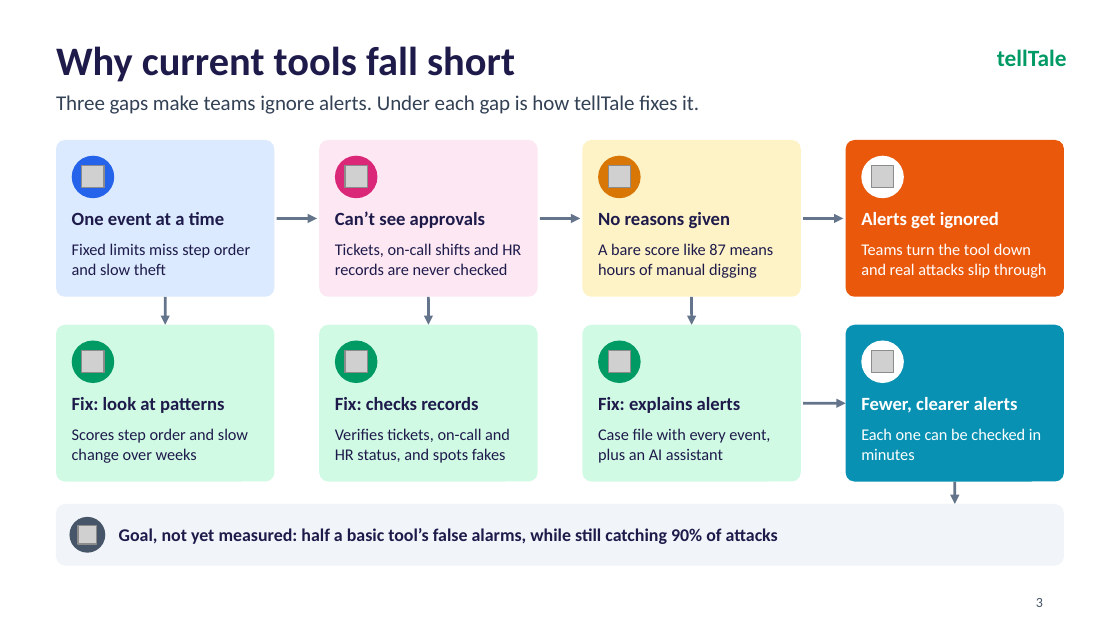
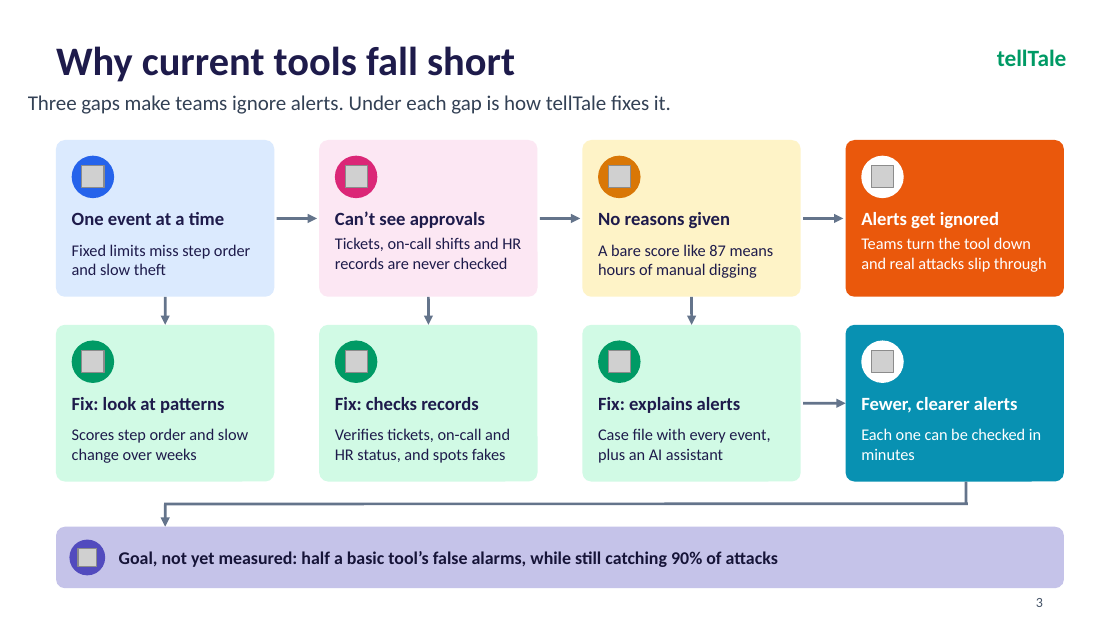
Before and after one commit to aaravgupta0202/telltale, a slide deck: slide 3 of tellTale_CyberForge_Deck.pptx. Drawn at 1120x630 pixels with LibreOffice and Linux fonts; fonts in the diff are those of the drawing; grey boxes stand for pictures; background and template pictures are left out. Boxes give left, top, right and bottom in pixels: in the first picture for what was removed or moved away, otherwise in the second. Text is boxed around its words. In the diff, an @@ line names an element or a change of style, - is before the commit and + after.

```diff
--- a/tellTale_CyberForge_Deck.pptx
+++ b/tellTale_CyberForge_Deck.pptx
@@ text "Three gaps make teams ignore ..." moved from (x1=56, y1=95, x2=699, y2=114) to (x1=28, y1=95, x2=671, y2=114) @@
@@ text "Three gaps make teams ignore ..." at (x1=28, y1=95, x2=671, y2=114): indent changed @@
@@ text "Tickets, on-call shifts and HR ..." moved from (x1=335, y1=243, x2=521, y2=275) to (x1=335, y1=237, x2=521, y2=269) @@
@@ text "Teams turn the tool down ..." moved from (x1=861, y1=243, x2=1047, y2=278) to (x1=861, y1=237, x2=1047, y2=272) @@
@@ arrow added from (165, 504) to (165, 526), #64748B 1.76 pt @@
@@ line added from (165, 504) to (968, 504), #64748B 1.76 pt @@
@@ arrow moved from (955, 482) - (955, 504) to (967, 482) - (967, 504) @@
@@ arrow (967, 482) - (967, 504): arrow to line; stroke #64748B 1.75 pt to #64748B 1.76 pt @@
@@ rounded rectangle moved from (x1=56, y1=504, x2=1064, y2=566) to (x1=56, y1=526, x2=1064, y2=588) @@
@@ rounded rectangle at (x1=56, y1=526, x2=1064, y2=588): fill #F1F5F9 to #C5C3E9 @@
@@ text "Goal, not yet measured: half ..." moved from (x1=119, y1=528, x2=778, y2=544) to (x1=119, y1=551, x2=778, y2=567) @@
@@ text "Goal, not yet measured: half ..." at (x1=119, y1=551, x2=778, y2=567): text colour #1E1B4B to #171438 @@
@@ ellipse moved from (x1=69, y1=517, x2=105, y2=553) to (x1=69, y1=540, x2=105, y2=576) @@
@@ ellipse at (x1=69, y1=540, x2=105, y2=576): fill #475569 to #524BBE @@
@@ picture moved from (x1=78, y1=525, x2=97, y2=544) to (x1=78, y1=548, x2=97, y2=567) @@
```
Also in this commit, not shown: 16 other slides changed, 1 other file.
